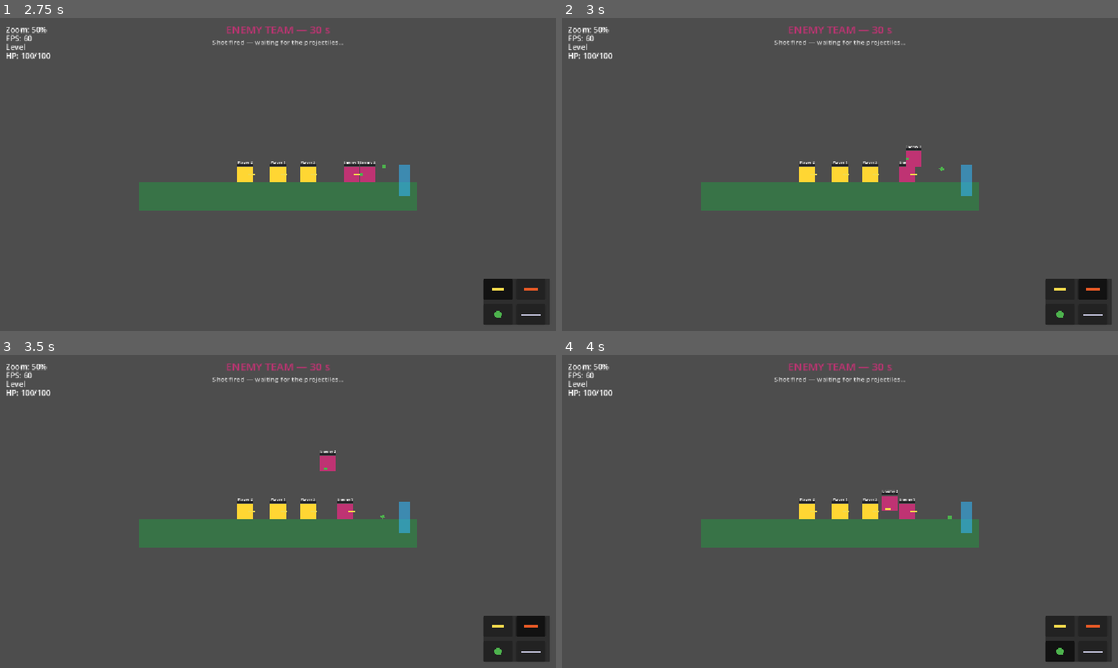
Above: before the commit, frames 1-4 (two rows, left to right).
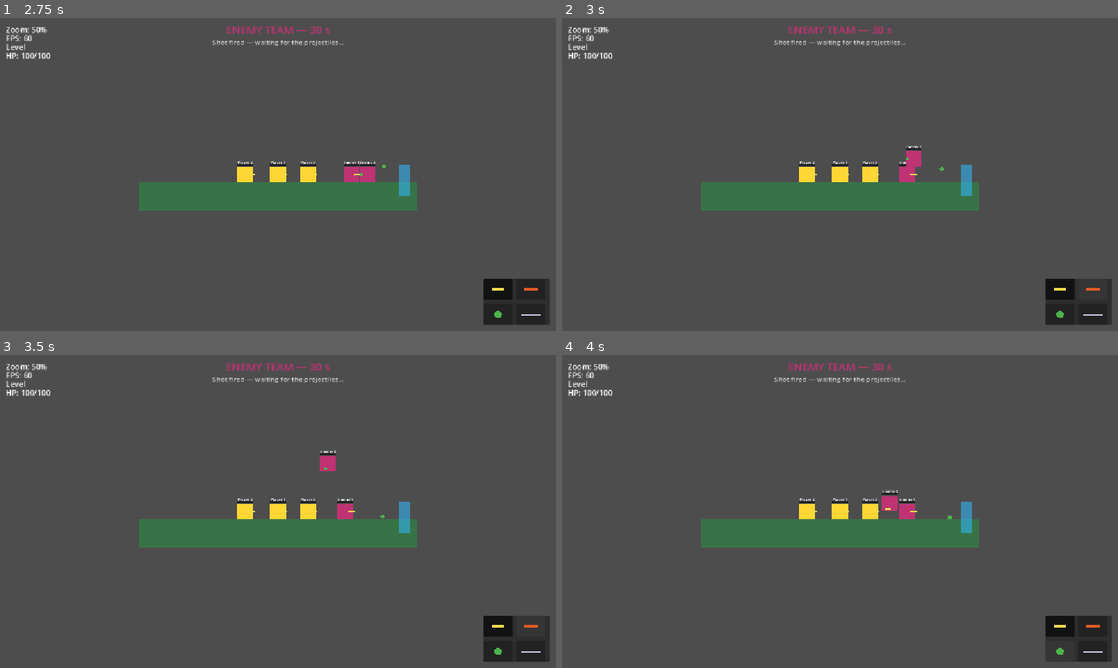
Above: after the commit, the same moments.

Repository: SDVGames-Studio/forms
Game: Godot game, scene res://Main.tscn
Same seed, same stepped clock (60 frames per second), same inputs: the game is played once before the commit and once after it.
Inputs (mouse positions are in pixels of both pictures, inside the frame that each line leads up to):
- Up to frame 1 (2.75 s): click "New game" at 0.5 s; click "Level 1" at 1.25 s; click (500, 290) at 2.02 s
- Up to frame 2 (3 s): click (1090, 290) at 2.77 s
- Up to frame 3 (3.5 s): no input
- Up to frame 4 (4 s): click (1062, 652) at 3.52 s

Frame 1 is identical in both runs. In frame 2, 0.3% of the frame differs, in the area x 93-98%, y 83-90%; in frame 3, 0.3%; in frame 4, 0.3%, in the area x 87-93%, y 91-98%.

Commit message:
fix(weapons): lock weapon selection after the first shot (#131)

Diff:
--- a/TurnController.gd
+++ b/TurnController.gd
@@ -130,6 +130,8 @@
 	if _level == null or game_over or _switching or active_team == "":
 		return
 	_switching = true
+	# Issue #131: freeze weapon selection after the first shot.
+	WeaponInventory.locked = true
 	_shot_serial += 1
 	_switch_wait = 0.0
 	_after_shot_left = AFTER_SHOT_DELAY
@@ -251,6 +253,8 @@
 	_switching = false
 	# Issue #104: a fresh turn always starts with switching unlocked.
 	_switch_locked = false
+	# Issue #131: a fresh turn re-enables weapon selection.
+	WeaponInventory.locked = false
 	_turn_left = TURN_TIME
 	var group := "player_team" if team == TEAM_PLAYER else "enemy_team"
 	var members := _alive(group)
--- a/WeaponInventory.gd
+++ b/WeaponInventory.gd
@@ -17,6 +17,10 @@
 ## slots/icons grow (~2x), so the grid is comfortably finger-sized.
 
 var selected_weapon := 0
+
+## Issue #131: true after the first shot of a turn — weapon selection is
+## frozen until the next turn begins (TurnController unlocks it).
+var locked := false
 
 var _slots: Array = []
 
@@ -154,6 +158,10 @@
 
 
 func set_selected(index: int) -> void:
+	# Issue #131: no weapon changes after the first shot of the turn.
+	if locked:
+		_update_highlight()
+		return
 	selected_weapon = clampi(index, 0, WEAPONS.size() - 1)
 	_update_highlight()
 
--- /dev/null
+++ b/tests/test_issue131.gd
@@ -0,0 +1,45 @@
+extends Node
+## Regression check for issue #131: weapon selection is locked after the
+## first shot of a turn and unlocked again at the start of the next turn.
+##
+## Run headless: godot --headless res://tests/test_issue131.tscn
+## Exit code 0 = pass.
+
+func _ready() -> void:
+	await get_tree().process_frame
+	var inv := WeaponInventory
+	var failures := 0
+
+	# Fresh state.
+	inv.locked = false
+	inv.selected_weapon = 0
+
+	# Unlocked: selection works.
+	inv.set_selected(2)
+	if inv.selected_weapon != 2:
+		printerr("FAIL: selection change ignored while unlocked")
+		failures += 1
+
+	# After the first shot (TurnController.notify_shot locks the inventory).
+	inv.locked = true
+	inv.set_selected(0)
+	if inv.selected_weapon != 2:
+		printerr("FAIL: selection changed while locked")
+		failures += 1
+	if inv._slots[0].button_pressed or not inv._slots[2].button_pressed:
+		printerr("FAIL: highlight desynced after locked selection attempt")
+		failures += 1
+
+	# New turn: TurnController._begin_turn path unlocks via locked=false.
+	inv.locked = false
+	inv.set_selected(0)
+	if inv.selected_weapon != 0:
+		printerr("FAIL: selection still frozen after unlock")
+		failures += 1
+
+	if failures == 0:
+		print("ISSUE131 TEST PASS")
+		get_tree().quit(0)
+	else:
+		printerr("ISSUE131 TEST FAIL: %d failure(s)" % failures)
+		get_tree().quit(1)
--- /dev/null
+++ b/tests/test_issue131.tscn
@@ -0,0 +1,6 @@
+[gd_scene load_steps=2 format=3]
+
+[ext_resource type="Script" path="res://tests/test_issue131.gd" id="1_i131"]
+
+[node name="Issue131Test" type="Node"]
+script = ExtResource("1_i131")
